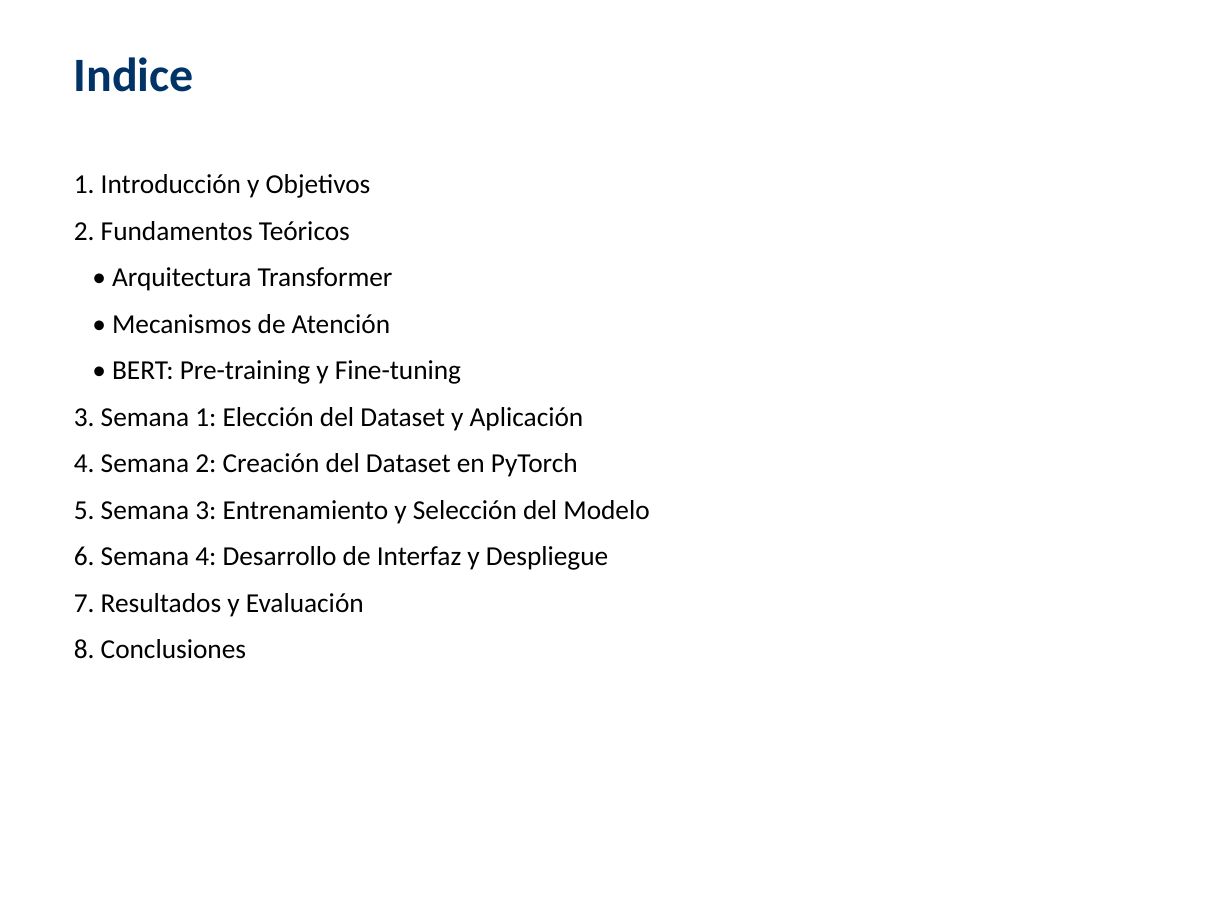
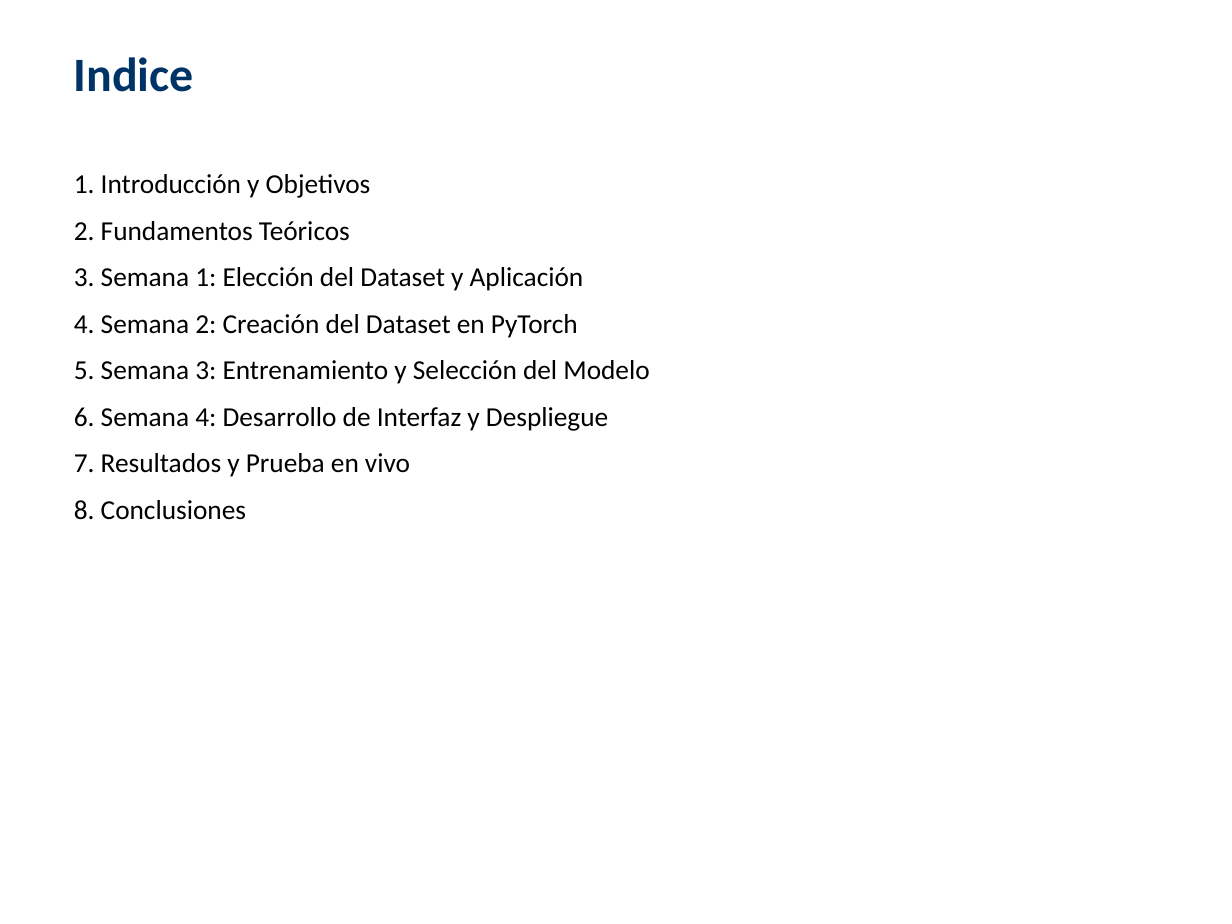
Before and after one commit to aguilarezequiel/stem-review-classifier, a slide deck: slide 2 of docs/Presentacion_Final_Steam_Classifier.pptx. Drawn at 1232x924 pixels with LibreOffice and Linux fonts; fonts in the diff are those of the drawing. Boxes give left, top, right and bottom in pixels: in the first picture for what was removed or moved away, otherwise in the second. Text is boxed around its words. In the diff, an @@ line names an element or a change of style, - is before the commit and + after.

```diff
--- a/docs/Presentacion_Final_Steam_Classifier.pptx
+++ b/docs/Presentacion_Final_Steam_Classifier.pptx
@@ text at (112,267,461,384): paragraphs removed @@
-• Arquitectura Transformer
-• Mecanismos de Atención
-• BERT: Pre-training y Fine-tuning
@@ text at (74,453,410,477): text changed @@
-7. Resultados y Evaluación
+7. Resultados y Prueba en vivo
```
Also in this commit, not shown: 27 other slides changed, 4 slides added, 2 slides removed.
